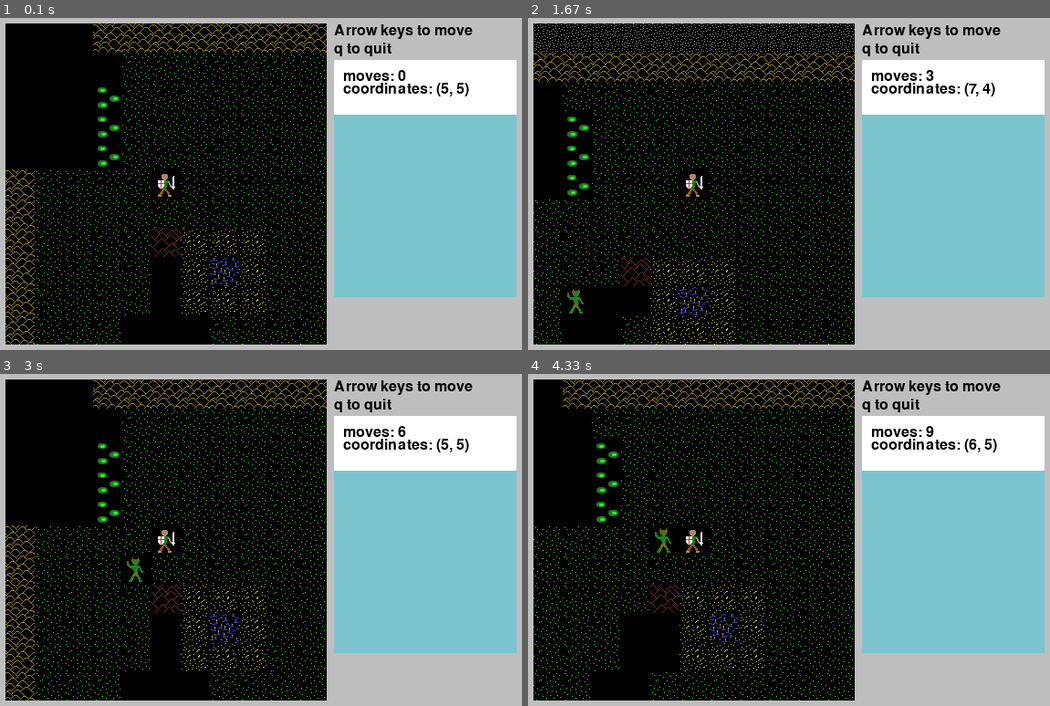
Above: before the commit, frames 1-4 (two rows, left to right).
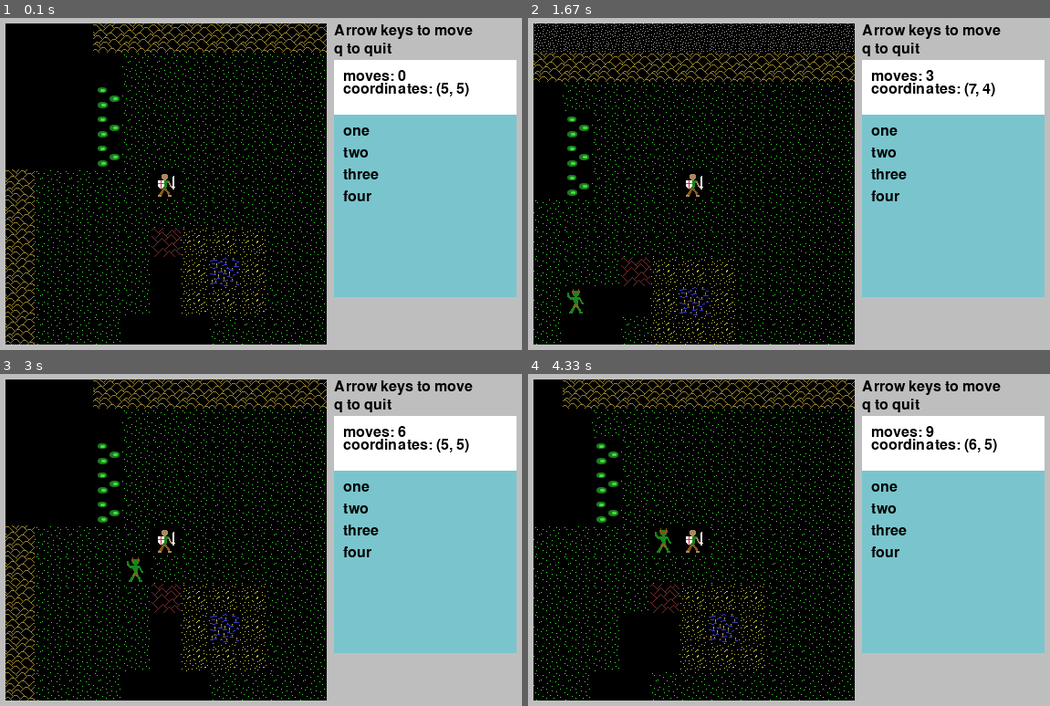
Above: after the commit, the same moments.

Repository: josh-reynolds/Python
Game: pygame game, started from pygame/nulltima/demo.py
Same seed, same stepped clock (60 frames per second), same inputs: the game is played once before the commit and once after it.
Inputs:
- Up to frame 1 (0.1 s): no input
- Up to frame 2 (1.67 s): hold Right 0.33-0.8 s; hold Up 0.83-1.13 s; hold Right 1.17-1.63 s
- Up to frame 3 (3 s): hold Left 1.67-2.2 s; hold Down 2.23-2.53 s; hold Left 2.57-2.97 s
- Up to frame 4 (4.33 s): hold Up 3-3.37 s; hold Right 3.4-4.03 s; hold Down from 4.07 s (still down)

The runs differ from the first frame. In frame 1, 0.4% of the frame differs, in the area x 65-73%, y 32-56%; in frame 2, 0.4%; in frame 3, 0.4%; in frame 4, 0.4%.

Commit message:
Rendering console contents to the display surface

Diff:
--- a/pygame/nulltima/game.py
+++ b/pygame/nulltima/game.py
@@ -77,6 +77,8 @@
         self.fontsize = 24
         self.fontcolor = Color('black')
         self.set_font()
+        self.lines = ["one", "two", "three", "four"]
+        self.maxlines = 5
         self.render()
 
     def set_font(self):
@@ -88,6 +90,11 @@
         self.img.fill(Color('cadetblue3'))
         self.rect = self.img.get_rect()
         self.rect.topleft = self.pos
+
+        for i,line in enumerate(self.lines):
+            text = self.font.render(line, True, self.fontcolor)
+            self.img.blit(text, (10,10 + i * 24))
+
 
     def draw(self):
         self.render()
